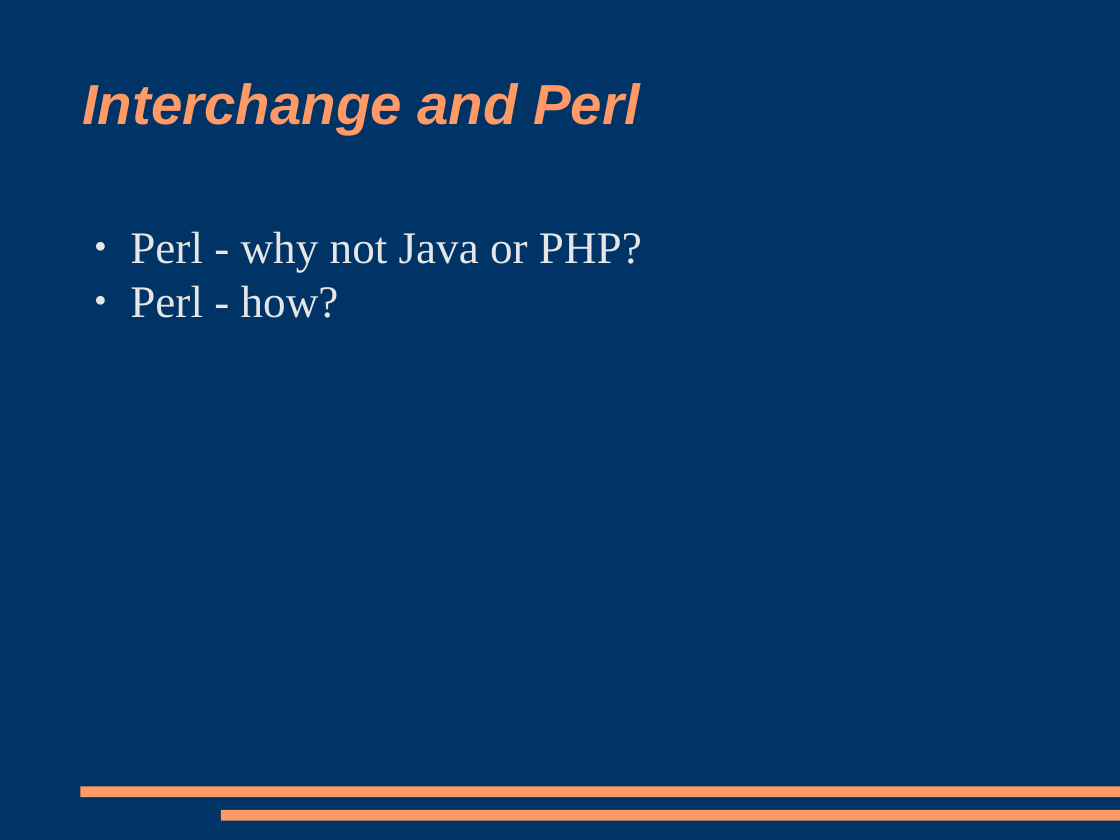
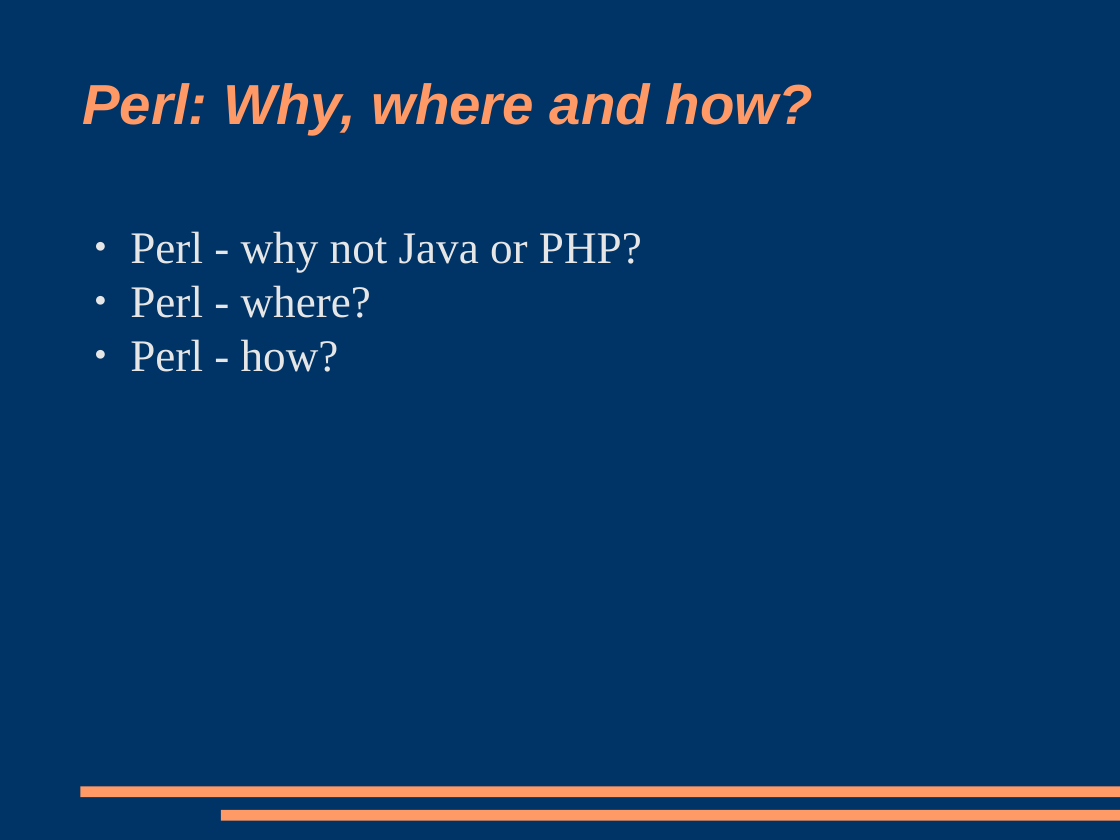
Before and after one commit to racke/Presentations, a slide deck: slide 8 of yapc2008/interchange.odp (slide 5 before the commit). Drawn at 1120x840 pixels with LibreOffice and Linux fonts; fonts in the diff are those of the drawing. Boxes give left, top, right and bottom in pixels: in the first picture for what was removed or moved away, otherwise in the second. Text is boxed around its words. In the diff, an @@ line names an element or a change of style, - is before the commit and + after.

```diff
--- a/yapc2008/interchange.odp
+++ b/yapc2008/interchange.odp
@@ title at [82, 83, 813, 134]: text changed @@
-Interchange and Perl
+Perl: Why, where and how?
@@ text at [130, 285, 371, 318]: paragraph added @@
+● Perl - where?
```
Also in this commit, not shown: 9 other slides changed, 11 slides added.
